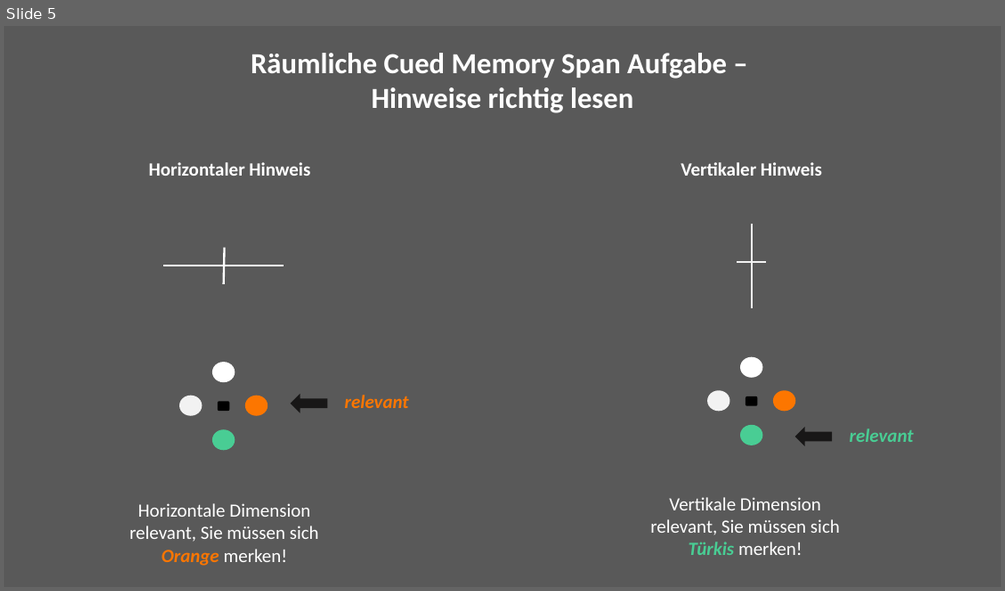
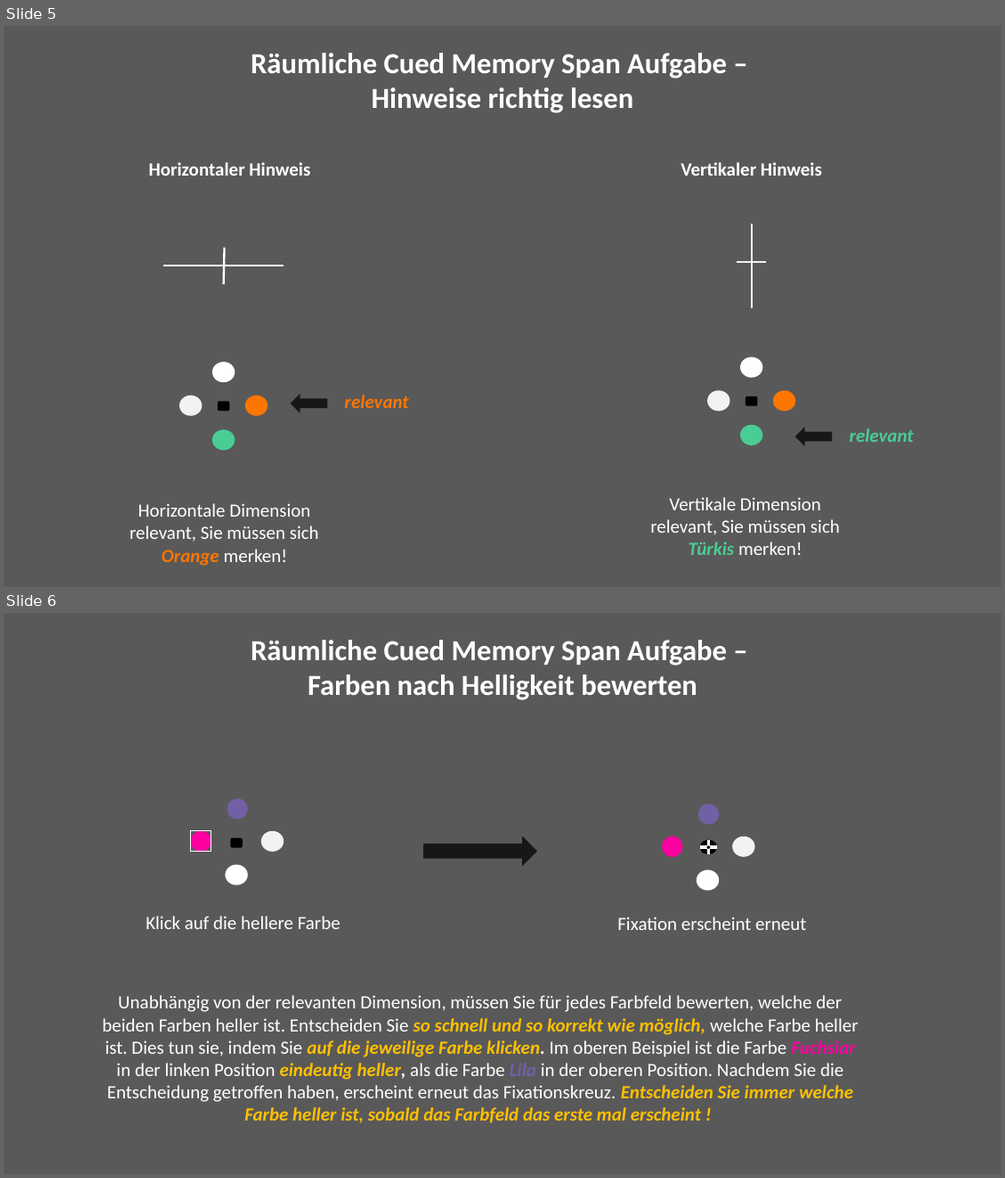
Before and after one commit to jgman86/neurocognitive-psychometrics, a slide deck: M3-ExpSpatial/Instructions/Instructions_spatial.pptx. Shown one above the other, each under a label of ours: slide 5 before the commit, slides 5 and 6 after it. The pictures are 1005x591 and 1005x1178 pixels, drawn with LibreOffice and Linux fonts; fonts in the diff are those of the drawing. Boxes give left, top, right and bottom in pixels: in the first picture for what was removed or moved away, otherwise in the second. Text is boxed around its words. In the diff, an @@ line names an element or a change of style, - is before the commit and + after.

```diff
--- a/M3-ExpSpatial/Instructions/Instructions_spatial.pptx
+++ b/M3-ExpSpatial/Instructions/Instructions_spatial.pptx
@@ slide 6 added at bbox=[4, 613, 1001, 1174], background #595959 @@
@@ text added at bbox=[251, 640, 727, 700], 28 pt, text #FFFFFF, bold @@
+Räumliche Cued Memory Span Aufgabe –
+Farben nach Helligkeit bewerten
@@ group added at bbox=[191, 798, 283, 884]: 4 ellipses, 1 rounded rectangle @@
@@ rectangle added at bbox=[191, 831, 212, 852], outline #FFFFFF 1 pt @@
@@ right arrow added at bbox=[423, 835, 537, 866], fill #181717 @@
@@ group added at bbox=[662, 803, 755, 890]: 4 ellipses, 1 rounded rectangle @@
@@ group added at bbox=[700, 840, 718, 854]: 2 ellipses, 2 lines @@
@@ text added at bbox=[146, 916, 340, 929], 18 pt, text #FFFFFF @@
+Klick auf die hellere Farbe
@@ text added at bbox=[617, 916, 806, 930], 18 pt, text #FFFFFF @@
+Fixation erscheint erneut
@@ text added at bbox=[102, 995, 858, 1123], 18 pt, text #FFFFFF @@
+Unabhängig von der relevanten Dimension, müssen Sie für jedes Farbfeld bewerten, welche der beiden Farben heller ist. Entscheiden Sie so schnell und so korrekt wie möglich, welche Farbe heller ist. Dies tun sie, indem Sie auf die jeweilige Farbe klicken. Im oberen Beispiel ist die Farbe Fuchsiar in der linken Position eindeutig heller, als die Farbe Lila in der oberen Position. Nachdem Sie die Entscheidung getroffen haben, erscheint erneut das Fixationskreuz. Entscheiden Sie immer welche Farbe heller ist, sobald das Farbfeld das erste mal erscheint !
```
Also in this commit, not shown: 14 slides changed, 1 other slide added, 1 slide removed.
